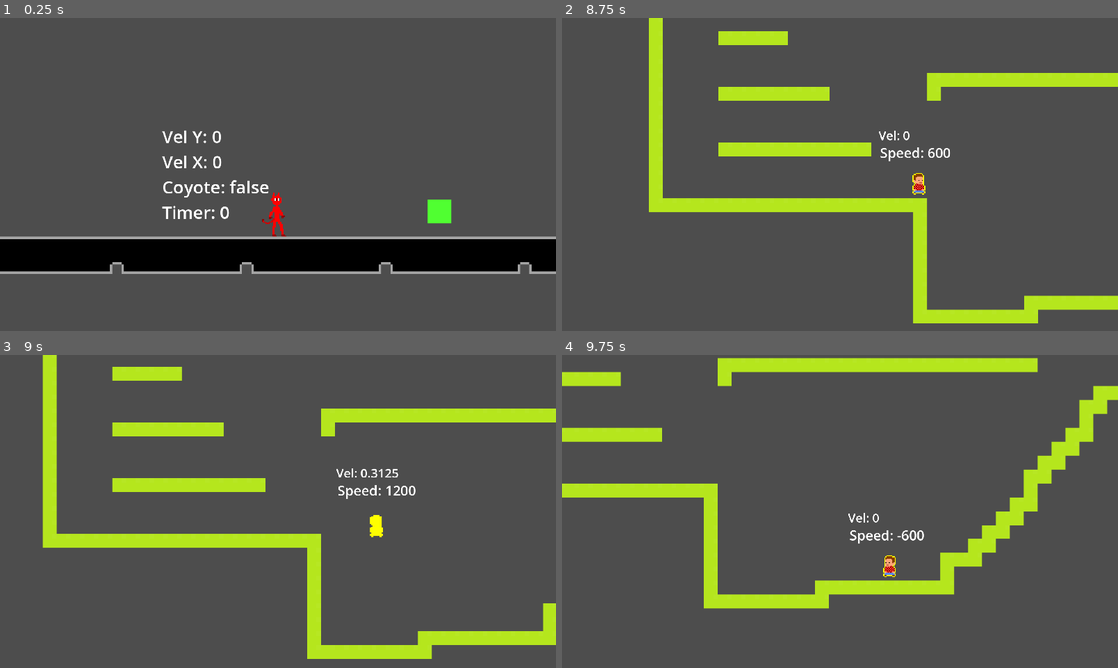
Above: before the commit, frames 1-4 (two rows, left to right).
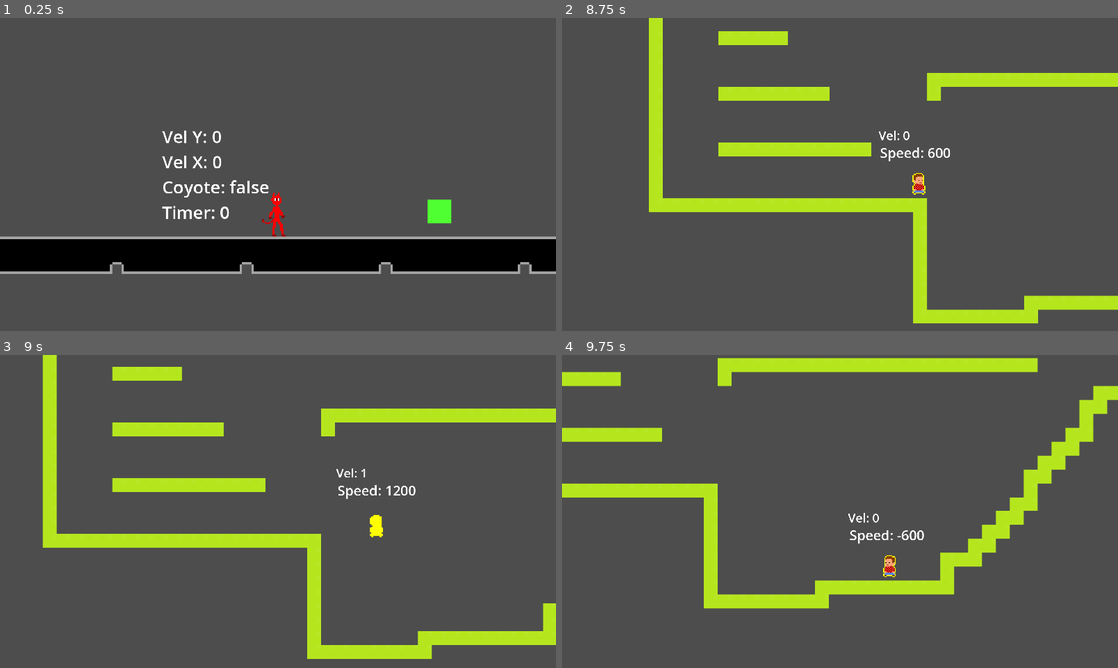
Above: after the commit, the same moments.

Repository: DecotDev/project-movement
Game: Godot game, scene res://Scences/world.tscn
Two runs of this game, one before a commit and one after it. Both use one fixed random seed, a clock stepped at 60 frames per second and the inputs below.
Inputs:
- Up to frame 1 (0.25 s): no input
- Up to frame 2 (8.75 s): hold D (Right) 0.53-2.03 s; tap Shift (Shift) every 0.75 s from 0.6 to 8.1 s; tap W (Up) at 0.77, 1.52, 3.02, 3.77, 4.52, 6.02, 6.77, 7.52 s; hold A (Left) 2.03-2.78 s; hold D (Right) 2.78-4.28 s; hold A (Left) 4.28-5.03 s; hold D (Right) 5.03-5.78 s; hold A (Left) 5.78-7.28 s; hold D (Right) from 7.28 s (still down)
- Up to frame 3 (9 s): keep holding D (Right); tap Shift (Shift) at 8.85 s
- Up to frame 4 (9.75 s): tap W (Up) at 9.02 s; release D (Right) at 9.53 s; hold A (Left) from 9.53 s (still down); tap Shift (Shift) at 9.6 s

Frames 1-2 are identical in both runs. In frame 3, less than 0.1% of the frame differs, in the area x 64-72%, y 36-52%; in frame 4, less than 0.1%.

Commit message:
Code optimization and refactor
What's new?
- The code has ben refactored with functions and variables type declaration, changing theme from dynamic to static, which leads to a performance optimization that can reach a total of 58%.

Diff:
--- a/AngelPlayer/dashing.gd
+++ b/AngelPlayer/dashing.gd
@@ -21,9 +21,9 @@
 	#else:
 		#player.velocity.y *= 0.84
 	if player.velocity.y > 0 and input_direction_x != 0:
-		player.velocity.y *= 0.5 #4
+		player.velocity.y = round(player.velocity.y * 0.5) #4
 	else:
-		player.velocity.y *= 0.9
+		player.velocity.y = round(player.velocity.y * 0.9)
 	if player.velocity.y < 0:
 		print(str(player.velocity.y))
 	player.vel_y_label.text = "Vel: " + str(player.velocity.y)
--- a/AngelPlayer/falling.gd
+++ b/AngelPlayer/falling.gd
@@ -16,7 +16,7 @@
 	if player.just_dashed:
 		if player.dash_slow_fall <= 5:
 			player.dash_slow_fall += 1
-			player.velocity.y *= 0.85
+			player.velocity.y = round(player.velocity.y * 0.85)
 		player.velocity.x += player.dash_impulse
 		player.dash_impulse *= 0.94
 
--- a/Scripts/slim_demon.gd
+++ b/Scripts/slim_demon.gd
@@ -17,10 +17,10 @@
 var dashing: = false
 var old_input: = 0
 
-@onready var velocity_label = %VelocityLabel
+@onready var velocity_label: = %VelocityLabel
 
 func _physics_process(delta: float) -> void:
-	var input = Vector2.ZERO
+	var input: = Vector2.ZERO
 
 
 	# Handle horizontal input from both Arrow keys and WASD
@@ -96,20 +96,20 @@
 		%CoyoteJumpTimer.start()
 	velocity_label.text = "Vel Y: " + str(velocity.y) + "\nVel X: " + str(velocity.x) + "\nCoyote: " + str(coyote_jump) + "\nTimer: " + str(%CoyoteJumpTimer.time_left)
 
-func horizontal_move(input):
+func horizontal_move(input: Vector2) -> bool:
 	return input.x != 0
 
-func apply_gravity():
+func apply_gravity() -> void:
 	if !is_on_wall_slide_left() and !is_on_wall_slide_right(): is_sliding = false
 	#if !is_on_wall_slide(): is_sliding = false
 	#if !is_on_wall(): is_sliding = false
 	velocity.y += gravity
 	velocity.y = min(velocity.y, max_gravity)
 
-func apply_friction():
+func apply_friction() -> void:
 	velocity.x = move_toward(velocity.x, 0, friction)
 
-func apply_acceleration(amount):
+func apply_acceleration(amount: int) -> void:
 	#print("before vel = " + str(velocity.x))
 	#print("before acc = " + str(acceleration))
 	#print("before direction = " + str(amount))
@@ -118,7 +118,7 @@
 	velocity.x = move_toward(velocity.x, max_speed * amount, acceleration)
 	#print("after vel = " + str(velocity.x))
 
-func input_jump():
+func input_jump() -> void:
 	# Check if W or Up is pressed for jumping, and the player is on the floor
 	#if (Input.is_action_just_pressed("ui_up") or Input.is_action_just_pressed("Up")) and is_on_floor():
 	if (Input.is_action_just_pressed("ui_up") or Input.is_action_just_pressed("Up")):
@@ -126,14 +126,14 @@
 		#%CoyoteJumpTimer.stop()
 		velocity.y = jump_force
 
-func input_double_jump():
+func input_double_jump() -> void:
 	# Check if W or Up is pressed for double jump, and the player has double jumps available
 	if (Input.is_action_just_pressed("ui_up") or Input.is_action_just_pressed("Up")) and double_jumps > 0:
 		#coyote_jump = false
 		velocity.y = jump_force
 		double_jumps -= 1
 
-func input_dash(input):
+func input_dash(input: int) -> void:
 	if (Input.is_action_just_pressed("Shift")) and can_dash():
 		dash_available = false
 		%DashRefresh.start()
@@ -144,12 +144,12 @@
 
 
 
-func wall_slide():
+func wall_slide() -> void:
 	is_sliding = true
 	velocity.y += gravity
 	velocity.y = min(velocity.y, 200)
 	%AnimatedSprite2D.play("WallSliding")
-func wall_slide_left():
+func wall_slide_left() -> void:
 	double_jumps = 1
 	is_sliding = true
 	velocity.y += gravity
@@ -158,7 +158,7 @@
 	#if velocity.y < -200: 	%AnimatedSprite2D.play("Jumping")
 	#else: %AnimatedSprite2D.play("WallSliding")
 	%AnimatedSprite2D.play("WallSliding")
-func wall_slide_right():
+func wall_slide_right() -> void:
 	double_jumps = 1
 	is_sliding = true
 	velocity.y += gravity
@@ -167,20 +167,20 @@
 	#print(velocity.y)
 	%AnimatedSprite2D.play("WallSliding")
 
-func can_jump():
+func can_jump() -> bool:
 	return is_on_floor() or coyote_jump
 
-func can_crouch():
+func can_crouch() -> bool:
 	return is_on_floor()
 
-func can_wall_slide_left():
+func can_wall_slide_left() -> bool:
 	#return is_on_wall() and !is_on_floor() and (velocity.y > 200)
 	if velocity.y < -400:
 		#%AnimatedSprite2D.flip_h = true
 		%AnimatedSprite2D.play("Falling")
 		return false
 	return is_on_wall_slide_left() and !is_on_floor() and (velocity.y > 200)
-func can_wall_slide_right():
+func can_wall_slide_right() -> bool:
 	#return is_on_wall() and !is_on_floor() and (velocity.y > 200)
 	if velocity.y < -400:
 		#%AnimatedSprite2D.flip_h = true
@@ -202,7 +202,7 @@
 	if not collider is TileMapLayer: return false
 	return true
 
-func input_crouch():
+func input_crouch() -> void:
 	if Input.is_action_pressed("ui_down") or Input.is_action_pressed("Down"):
 		if %AnimatedSprite2D.animation != "Crouch":
 			%AnimatedSprite2D.play("Crouch")
--- a/project.godot
+++ b/project.godot
@@ -21,7 +21,7 @@
 
 [debug]
 
-gdscript/warnings/untyped_declaration=1
+gdscript/warnings/untyped_declaration=2
 
 [display]
 
--- a/sound_pleyer.gd
+++ b/sound_pleyer.gd
@@ -5,7 +5,7 @@
 @onready
 var audioPlayers: = $AudioPlayers
 
-func play_sound(sound):
+func play_sound(sound: AudioStream) -> void:
 	for audioStreamPlayer in audioPlayers.get_children():
 		if not audioStreamPlayer.playing:
 			audioStreamPlayer.stream = sound
